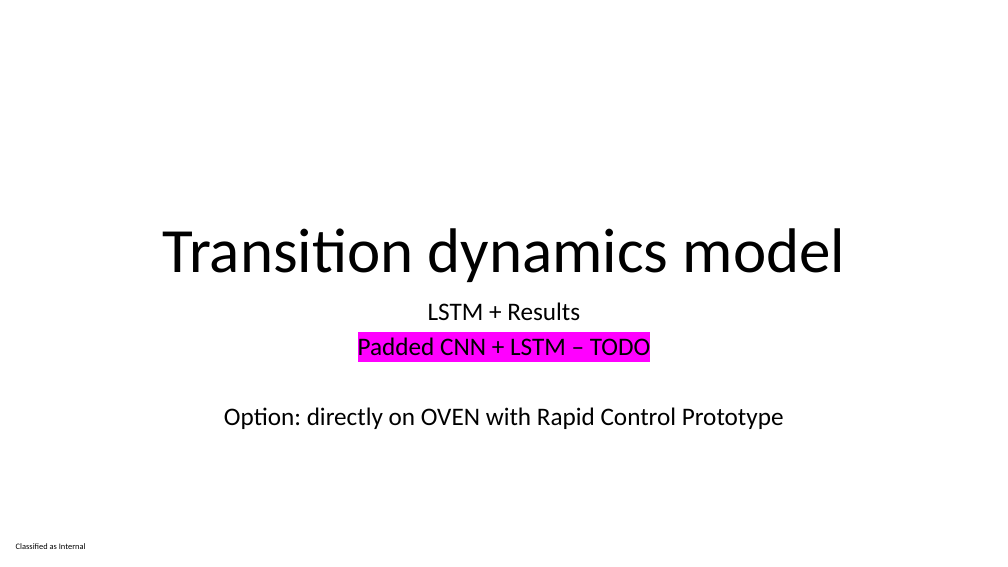
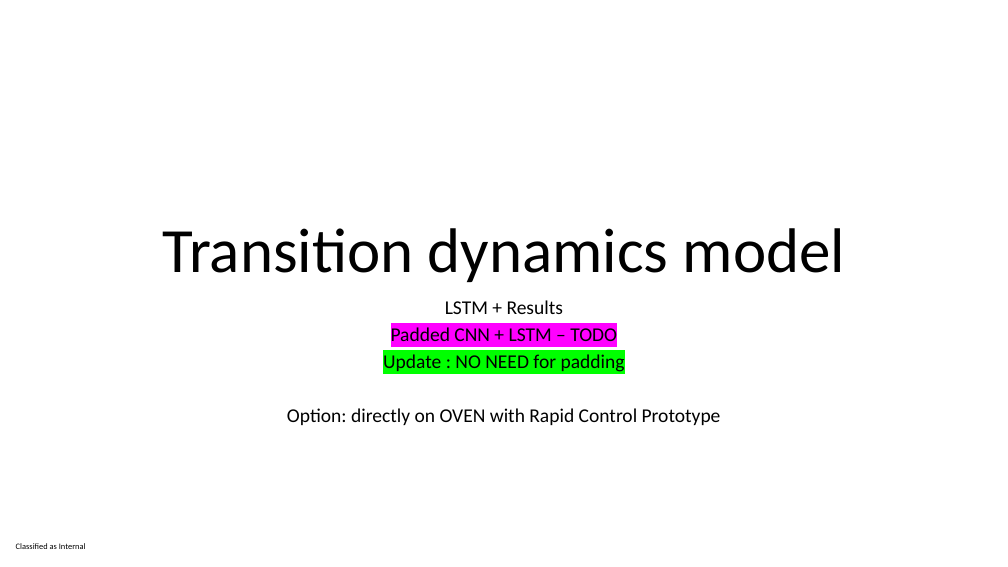
Before and after one commit to ImolaFodor/offline-rl-thesis, a slide deck: slide 8 of thesis proposal planning pre-heat.pptx. Drawn at 1008x567 pixels with LibreOffice and Linux fonts; fonts in the diff are those of the drawing. Boxes give left, top, right and bottom in pixels: in the first picture for what was removed or moved away, otherwise in the second. Text is boxed around its words. In the diff, an @@ line names an element or a change of style, - is before the commit and + after.

```diff
--- a/thesis proposal planning pre-heat.pptx
+++ b/thesis proposal planning pre-heat.pptx
@@ subtitle at box(287, 300, 721, 425): size 24 to 18.6 pt in "LSTM + Results", "Padded CNN + LSTM – TODO", "Option: directly on OVEN with Rapid Control ..."; line spacing 0.8 to 0.7 @@
@@ subtitle at box(383, 354, 625, 372): paragraph added @@
+Update : NO NEED for padding
```
Also in this commit, not shown: 2 other slides changed, 1 slide added.
